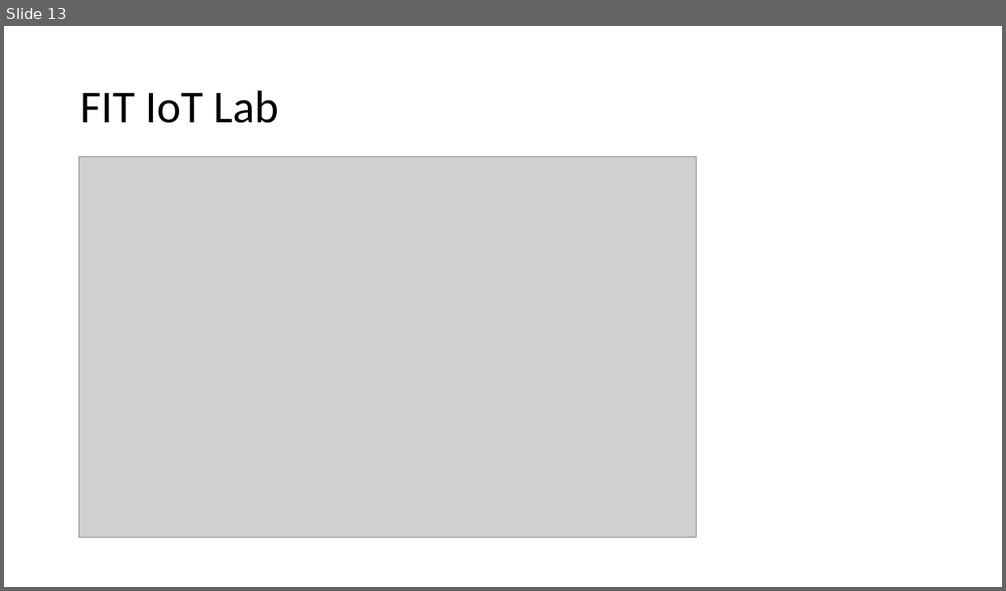
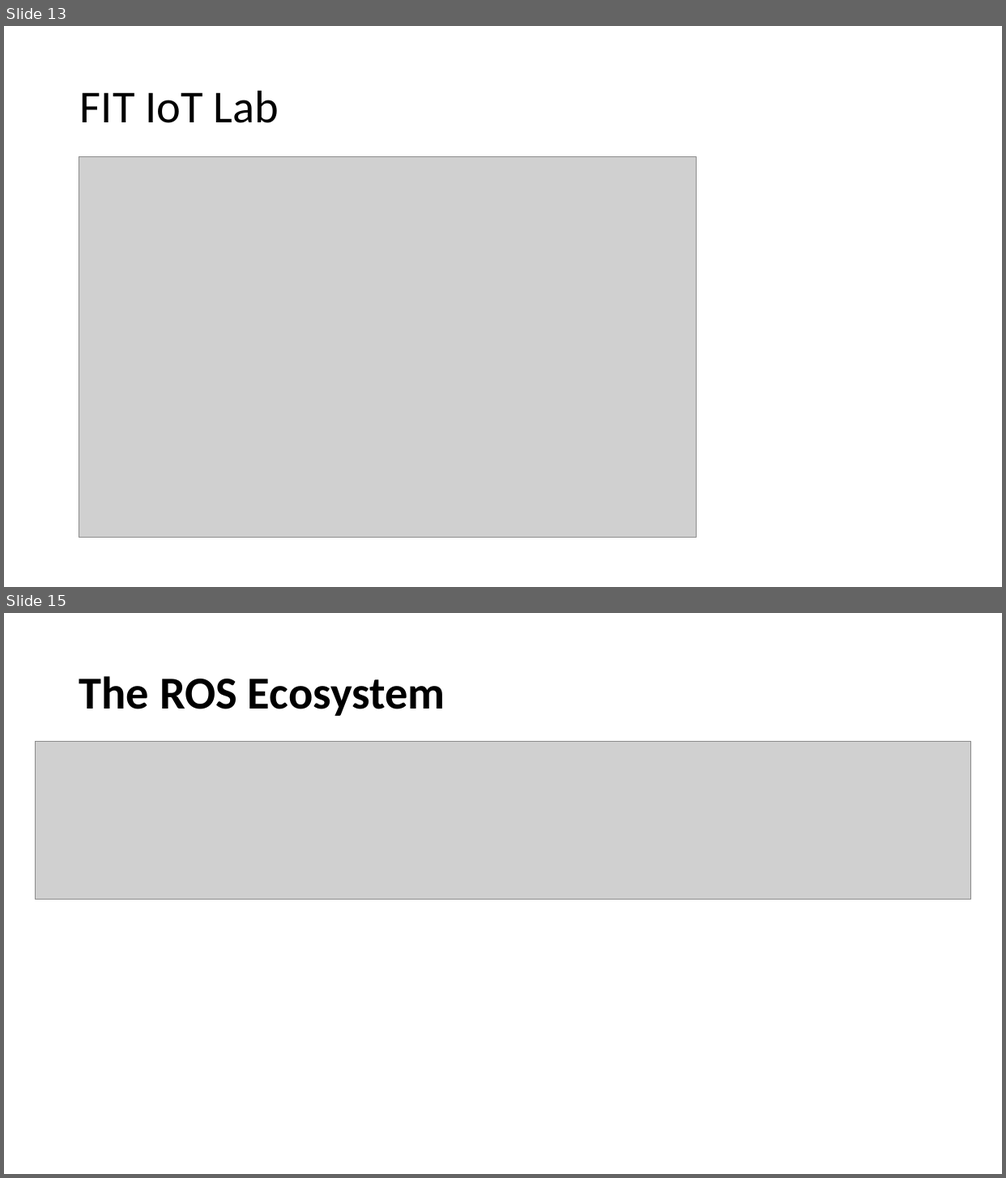
Before and after one commit to dimicom3/NOS, a slide deck: drugi_proj/zephyr.pptx. Shown one above the other, each under a label of ours: slide 13 before the commit, slides 13 and 15 after it; the slides between them are not shown. The pictures are 1006x591 and 1006x1178 pixels, drawn with LibreOffice and Linux fonts; fonts in the diff are those of the drawing; grey boxes stand for pictures. Boxes give left, top, right and bottom in pixels: in the first picture for what was removed or moved away, otherwise in the second. Text is boxed around its words. In the diff, an @@ line names an element or a change of style, - is before the commit and + after.

```diff
--- a/drugi_proj/zephyr.pptx
+++ b/drugi_proj/zephyr.pptx
@@ slide 15 added at [4, 613, 1002, 1174], background #FFFFFF @@
@@ title added at [79, 676, 445, 716], 44 pt, text #000000, bold @@
+The ROS Ecosystem
@@ picture added at [36, 742, 971, 899] @@
```
Also in this commit, not shown: 6 other slides added, 14 other files.
